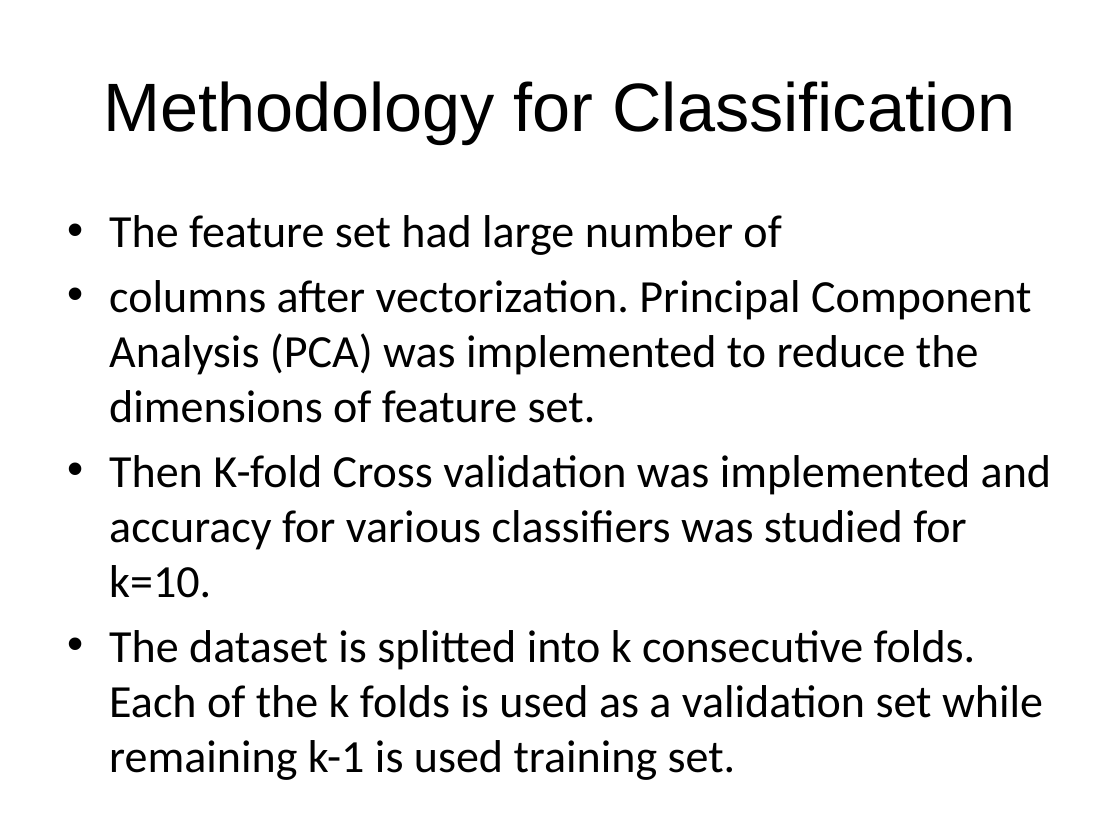
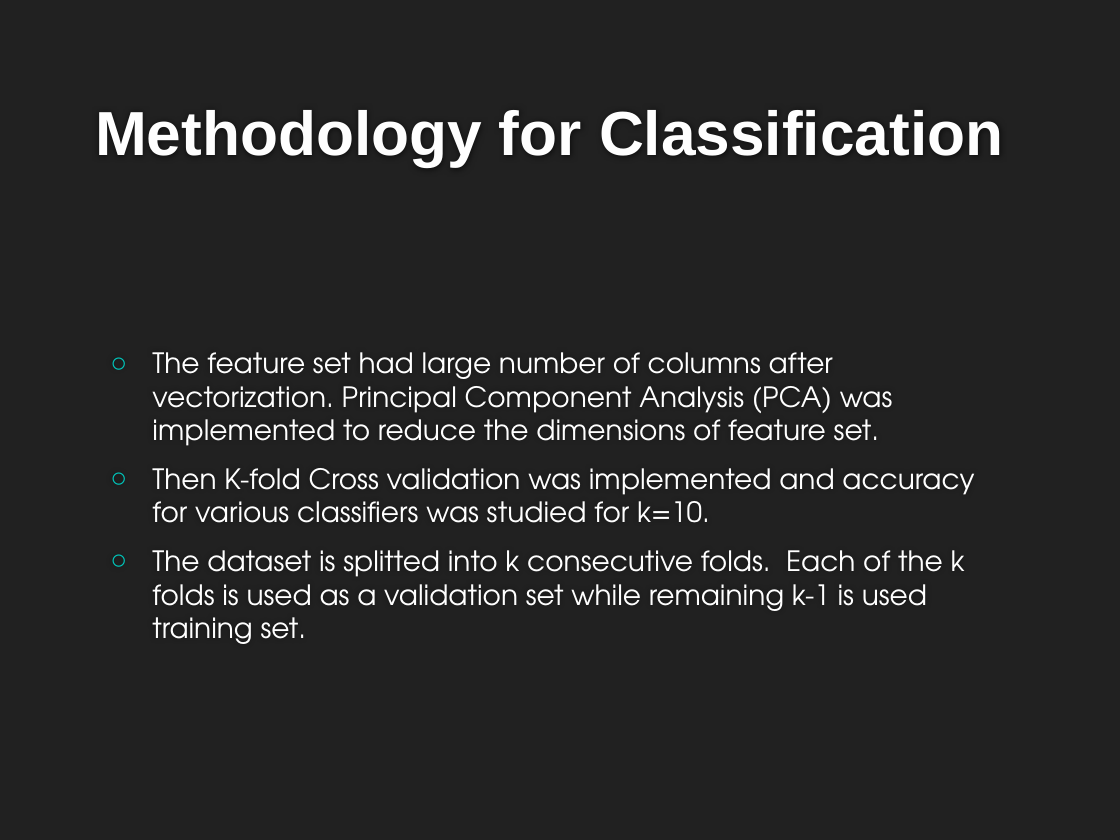
Before and after one commit to ayusharyal1/5DBMinds, a slide deck: slide 22 of project_presentation/Final - Dec 9.pptx (slide 23 before the commit). Drawn at 1120x840 pixels with LibreOffice and Linux fonts; fonts in the diff are those of the drawing; background and template pictures are left out. Boxes give left, top, right and bottom in pixels: in the first picture for what was removed or moved away, otherwise in the second. Text is boxed around its words. In the diff, an @@ line names an element or a change of style, - is before the commit and + after.

```diff
--- a/project_presentation/Final - Dec 9.pptx
+++ b/project_presentation/Final - Dec 9.pptx
@@ background #FFFFFF to #212121 @@
@@ title "Methodology for Classification": place and size @@
-title "Methodology for Classification" at (103,81,1015,143)
+title "Methodology for Classification" at (95,110,1003,166)
@@ title "Methodology for Classification" at (95,110,1003,166): size 44 to 40 pt, text colour #000000 to #FEFEFE, bold on; alignment centre to left; vertical alignment middle to bottom @@
@@ text "The feature set had large ...": place and size @@
-text "The feature set had large ..." at (109,215,1051,772)
+text "The feature set had large ..." at (152,352,974,644)
@@ text "The feature set had large ..." at (152,352,974,644): vertical alignment top to middle @@
@@ text at (152,352,893,446): text changed; size 29.6 to 18 pt; font Calibri to TeX Gyre Adventor; text colour #000000 to #FFFFFF @@
-• The feature set had large number of
-• columns after vectorization. Principal Component Analysis (PCA) was implemented to reduce the dimensions of feature set.
+○ The feature set had large number of columns after vectorization. Principal Component Analysis (PCA) was implemented to reduce the dimensions of feature set.
@@ text at (152,468,974,644): size 29.6 to 18 pt, font Calibri to TeX Gyre Adventor, text colour #000000 to #FFFFFF in "Then K-fold Cross validation was implemented and ...", "The dataset is splitted into k consecutive ..."; bullet • to ○; more space between paragraphs @@
```
Also in this commit, not shown: 26 other slides changed, 1 slide added, 2 slides removed, 9 other files.
